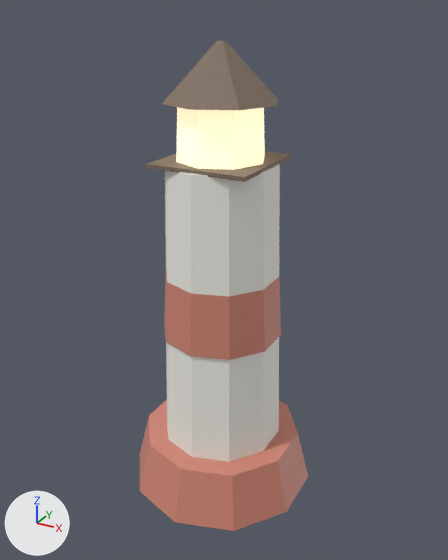
Renders of the glTF model public/models/lighthouse.glb from each side of a commit.
Rendered twice from a 50 mm camera at (5.75, -10.34, 10.02) aimed at (0.05, 0.01, 4.84). Lighting does not change. The marker at lower left points along +X, +Y and +Z. The older version comes first. Where no turn or scale is listed for an object, it has been applied to the vertices. Vertices at exactly the same position are counted once.

Objects in the first picture: 'Base', 'Cap', 'Gallery', 'Lantern', 'Stripe', 'Tower'.
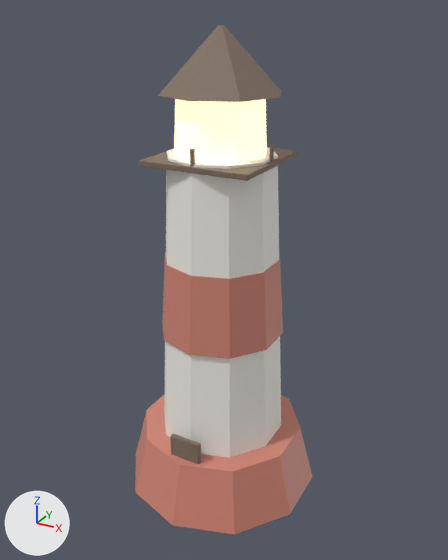
Boxes (x1, y1, x2, y2) around the edits, measured in the pictures (448 x 560 px):
'Tower', reshaped, moved
    before: (165, 164, 280, 462)
    after: (164, 147, 281, 458)
'Base', reshaped, moved (8% taller)
    before: (140, 400, 308, 531)
    after: (135, 394, 312, 535)
'Stripe', reshaped, moved
    before: (164, 275, 281, 360)
    after: (162, 251, 283, 359)
'Cap', reshaped, moved (11% taller)
    before: (162, 41, 278, 110)
    after: (158, 25, 281, 102)
'Lantern', moved, rescaled
    before: (176, 107, 265, 170)
    after: (174, 99, 267, 164)
'Gallery', reshaped, moved (10% wider, 9% taller)
    before: (146, 151, 292, 182)
    after: (139, 147, 299, 181)
'Door', added (brown)
    after: (170, 434, 201, 464)
'Rail_1', added
    after: (269, 144, 274, 162)

Diff of the bpy script that builds the scene:
```diff
--- a/public/models/lighthouse.glb.py
+++ b/public/models/lighthouse.glb.py
@@ me_base @@
-me_base.from_pydata(...)  # 20 vertices, 36 faces; spans x -1.95..1.95, y -2.05..2.05, z -0.6..0.6
+me_base.from_pydata(...)  # 20 vertices, 36 faces; spans x -2.04..2.04, y -2.15..2.15, z -0.68..0.68
+# me_base part 1: 20 of 20 vertices moved; they spanned x -1.95..1.95, y -2.05..2.05, z -0.6..0.6 and now span x -2.04..2.04, y -2.15..2.15, z -0.68..0.68; mean shift (0.0, 0.0, 0.0)
 me_base.materials.append(mat_mat_stripe)
@@ me_cap @@
-me_cap.from_pydata(...)  # 16 vertices, 28 faces; spans x -1.12..1.12, y -1.12..1.12, z -0.52..0.52
+me_cap.from_pydata(...)  # 16 vertices, 28 faces; spans x -1.18..1.18, y -1.18..1.18, z -0.57..0.57
+# me_cap part 2: 16 of 16 vertices moved; they spanned x -1.12..1.12, y -1.12..1.12, z -0.52..0.52 and now span x -1.18..1.18, y -1.18..1.18, z -0.57..0.57; mean shift (0.0, 0.0, 0.0)
 me_cap.materials.append(mat_mat_cap)
@@ me_gallery @@
-me_gallery.from_pydata(...)  # 8 vertices, 12 faces; spans x -1.03..1.03, y -1.03..1.03, z -0.04..0.04
+me_gallery.from_pydata(...)  # 32 vertices, 60 faces; spans x -1.13..1.13, y -1.13..1.13, z -0.05..0.05
+# me_gallery part 3: 8 vertices removed from x -1.03..1.03, y -1.03..1.03, z -0.04..0.04; 32 vertices added at x -1.13..1.13, y -1.13..1.13, z -0.05..0.05
 me_gallery.materials.append(mat_mat_cap)
@@ me_lantern @@
-me_lantern.from_pydata(...)  # 16 vertices, 28 faces; spans x -0.88..0.88, y -0.88..0.88, z -0.65..0.65
+me_lantern.from_pydata(...)  # 16 vertices, 28 faces; spans x -0.92..0.92, y -0.92..0.92, z -0.73..0.73
+# me_lantern part 4: the whole mesh is scaled about its middle by (1.04, 1.04, 1.12)
 me_lantern.materials.append(mat_mat_lantern)
@@ me_stripe @@
-me_stripe.from_pydata(...)  # 20 vertices, 36 faces; spans x -1.22..1.22, y -1.28..1.28, z -0.77..0.77
+me_stripe.from_pydata(...)  # 20 vertices, 36 faces; spans x -1.26..1.26, y -1.32..1.32, z -0.82..0.82
+# me_stripe part 5: 20 of 20 vertices moved; they spanned x -1.22..1.22, y -1.28..1.28, z -0.77..0.77 and now span x -1.26..1.26, y -1.32..1.32, z -0.82..0.82; mean shift (0.0, 0.0, 0.0)
 me_stripe.materials.append(mat_mat_stripe)
@@ me_tower @@
-me_tower.from_pydata(...)  # 20 vertices, 36 faces; spans x -1.26..1.26, y -1.32..1.32, z -3.1..3.1
+me_tower.from_pydata(...)  # 20 vertices, 36 faces; spans x -1.31..1.31, y -1.38..1.38, z -3.17..3.17
+# me_tower part 6: 20 of 20 vertices moved; they spanned x -1.26..1.26, y -1.32..1.32, z -3.1..3.1 and now span x -1.31..1.31, y -1.38..1.38, z -3.17..3.17; mean shift (0.0, 0.0, 0.0)
 me_tower.materials.append(mat_mat_paint)
@@ ob_base @@
 ob_base = bpy.data.objects.new('Base', me_base)
-ob_base.location = (0.0, 0.0, 0.6)
+ob_base.location = (0.0, 0.0, 0.68)
@@ ob_cap @@
 ob_cap = bpy.data.objects.new('Cap', me_cap)
-ob_cap.location = (0.0, 0.0, 8.95)
+ob_cap.location = (0.0, 0.0, 9.15)
@@ ob_gallery @@
 ob_gallery = bpy.data.objects.new('Gallery', me_gallery)
-ob_gallery.location = (0.0, 0.0, 7.32)
+ob_gallery.location = (0.0, 0.0, 7.38)
@@ ob_lantern @@
 ob_lantern = bpy.data.objects.new('Lantern', me_lantern)
-ob_lantern.location = (0.0, 0.0, 8.0)
+ob_lantern.location = (0.0, 0.0, 8.15)
@@ ob_stripe @@
 ob_stripe = bpy.data.objects.new('Stripe', me_stripe)
-ob_stripe.location = (0.0, 0.0, 4.45)
+ob_stripe.location = (0.0, 0.0, 4.55)
@@ ob_tower @@
 ob_tower = bpy.data.objects.new('Tower', me_tower)
-ob_tower.location = (0.0, 0.0, 4.2)
+ob_tower.location = (0.0, 0.0, 4.3)
@@ ob_rail_2 @@
+ob_rail_2 = bpy.data.objects.new('Rail_2', me_rail_2)  # a box spanning x -0.03..0.03, y -0.03..0.03, z -0.16..0.16; in mat_mat_cap (brown #816f61)
+ob_rail_2.location = (0.0, -1.05, 7.58)
@@ ob_rail_1 @@
+ob_rail_1 = bpy.data.objects.new('Rail_1', me_rail_2.copy())
+ob_rail_1.location = (1.05, 0.0, 7.58)
@@ ob_door @@
+ob_door = bpy.data.objects.new('Door', me_door)  # 32 vertices, 60 faces; spans x -0.35..0.35, y -0.06..0.06, z -0.78..0.78; in mat_mat_cap (brown #816f61)
+ob_door.location = (0.0, -1.55, 1.05)
```
